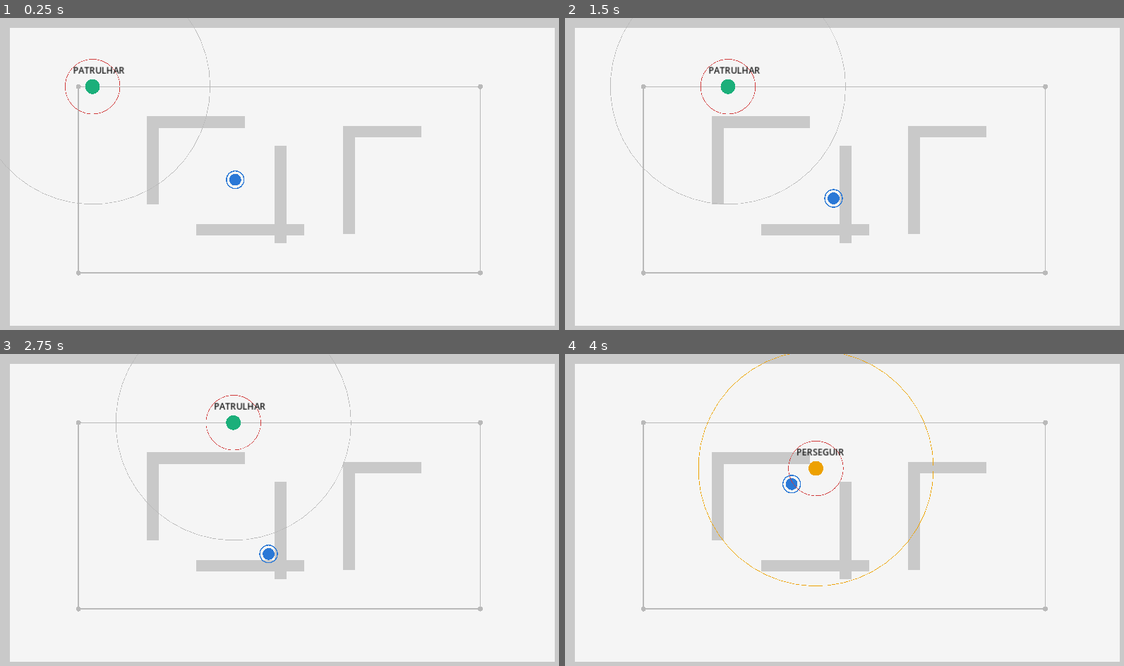
Above: before the commit, frames 1-4 (two rows, left to right).
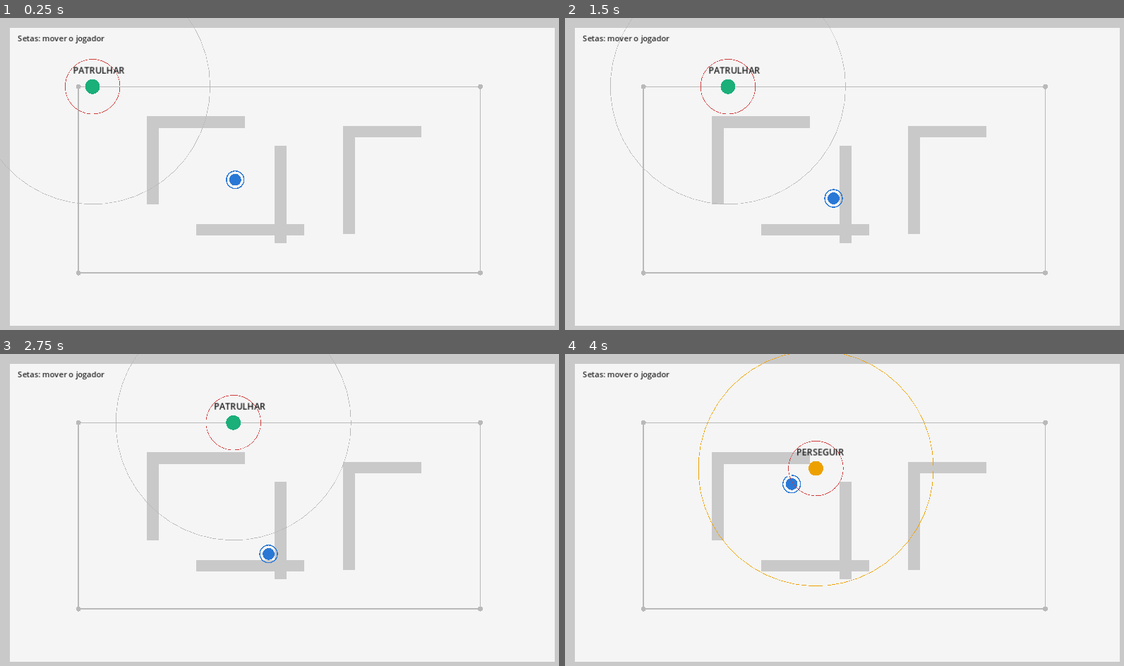
Above: after the commit, the same moments.

Repository: JioPlato/modulo2-fsm-godot
Game: Godot game, scene res://scenes/lab_a_naive.tscn
Two runs of this game, one before a commit and one after it. Both use one fixed random seed, a clock stepped at 60 frames per second and the inputs below.
Inputs:
- Up to frame 1 (0.25 s): no input
- Up to frame 2 (1.5 s): tap Enter at 0.5 s; hold Right (ui_right) 0.53-1.28 s; tap F at 0.6, 1.35 s; hold Down (ui_down) from 1.28 s (still down)
- Up to frame 3 (2.75 s): release Down (ui_down) at 2.03 s; hold Right (ui_right) from 2.03 s (still down); tap F at 2.1 s
- Up to frame 4 (4 s): release Right (ui_right) at 2.78 s; hold Up (ui_up) 2.78-3.53 s; tap F at 2.85, 3.6 s; hold Left (ui_left) from 3.53 s (still down)

The runs differ from the first frame. In frame 1, 0.2% of the frame differs, in the area x 3-19%, y 5-9%; in frame 2, 0.2%; in frame 3, 0.2%; in frame 4, 0.2%, in the area x 3-42%, y 5-45%.

Commit message:
fix(lab): corrigir comportamento, verificação e roteiro em etapa-a-fsm-ingenua

Diff:
--- a/project.godot
+++ b/project.godot
@@ -1,5 +1,5 @@
 ; Módulo II — Laboratório de máquinas de estados
-; Engine: Godot 4.2 ou superior
+; Versão verificada nesta revisão: Godot 4.7.2 (compatibilidade GL).
 
 config_version=5
 
--- a/scenes/lab_a_naive.tscn
+++ b/scenes/lab_a_naive.tscn
@@ -1,4 +1,6 @@
-[gd_scene load_steps=7 format=3]
+[gd_scene load_steps=8 format=3]
+
+[ext_resource type="Script" path="res://src/debug/lab_controls.gd" id="lab_controls"]
 
 [ext_resource type="Script" path="res://src/world/walls.gd" id="1_walls"]
 [ext_resource type="Script" path="res://src/world/patrol_route.gd" id="route"]
@@ -54,3 +56,6 @@
 theme_override_font_sizes/font_size = 18
 text = "PATRULHAR"
 horizontal_alignment = 1
+
+[node name="LabControls" type="Node" parent="."]
+script = ExtResource("lab_controls")
--- /dev/null
+++ b/sim_scene.gd
@@ -0,0 +1,171 @@
+## Jogo real: física, colisão e raycast. Verifica A, B ou C conforme a cena.
+## godot --headless --fixed-fps 60 --path . --script res://sim_scene.gd
+## Para escolher: acrescente -- --scene=a ou -- --scene=main.
+extends SceneTree
+
+const FAR: Vector2 = Vector2(3000, 3000)
+var world: Node
+var guard: Node2D
+var player: Node2D
+var machine: Node
+var scene_path: String
+var failures: int = 0
+var total: int = 0
+
+func _initialize() -> void:
+	scene_path = ProjectSettings.get_setting("application/run/main_scene")
+	for arg in OS.get_cmdline_user_args():
+		if arg == "--scene=a":
+			scene_path = "res://scenes/lab_a_naive.tscn"
+		elif arg == "--scene=main":
+			scene_path = "res://scenes/main.tscn"
+	call_deferred("_run")
+
+func _run() -> void:
+	print("CENA: ", scene_path)
+	if not FileAccess.file_exists(scene_path) or load(scene_path) == null:
+		printerr("Cena ausente nesta etapa: ", scene_path)
+		quit(1)
+		return
+	await _cycle()
+	await _occlusion(false)
+	await _occlusion(true)
+	await _open()
+	if guard.get_node_or_null("StateMachine/Combat") != null:
+		await _flee()
+		await _inherited_transition()
+	else:
+		print("[N/A] Fuga e transição herdada pertencem ao bloco C.")
+	await _close()
+	print("RESULTADO: %d/%d verificações de cena passaram." % [total - failures, total])
+	quit(0 if failures == 0 else 1)
+
+func _check(title: String, condition: bool) -> void:
+	total += 1
+	if condition:
+		print("[ok] ", title)
+	else:
+		failures += 1
+		printerr("[FALHA] ", title)
+
+func _step(frames: int) -> void:
+	for i in frames:
+		await physics_frame
+		await process_frame
+
+func _close() -> void:
+	if is_instance_valid(world):
+		world.queue_free()
+		await process_frame
+	world = null
+
+func _open() -> void:
+	await _close()
+	world = load(scene_path).instantiate()
+	root.add_child(world)
+	guard = world.get_node("Guard")
+	player = world.get_node("Player")
+	machine = guard.get_node_or_null("StateMachine")
+	player.global_position = FAR
+	await _step(2)
+
+func _path() -> String:
+	if machine != null:
+		return machine.active_path()
+	return ["Patrol", "Chase", "Attack", "Search"][guard.get("estado")]
+
+func _leaf() -> String:
+	return _path().get_slice("/", _path().get_slice_count("/") - 1)
+
+func _cycle() -> void:
+	await _open()
+	var trail: Array[String] = []
+	var distance_total: float = 0.0
+	var last_position: Vector2 = guard.global_position
+	var last_index: int = -1
+	var corners: int = 0
+	var stopped: int = 0
+	var max_stopped: int = 0
+	for frame in 1440:
+		if frame == 480:
+			player.global_position = guard.global_position + Vector2(70, 0)
+		elif frame == 780:
+			player.global_position = FAR
+		await _step(1)
+		var active: String = _path()
+		if trail.is_empty() or trail[-1] != active:
+			trail.append(active)
+		var step: float = guard.global_position.distance_to(last_position)
+		distance_total += step
+		last_position = guard.global_position
+		if _leaf() == "Patrol":
+			var index: int = guard.get("_indice_patrulha") if machine == null else machine.get_node("Patrol").get("_index")
+			if index != last_index:
+				if last_index >= 0:
+					corners += 1
+				last_index = index
+		if step < 0.2 and _leaf() not in ["Attack", "Flee"]:
+			stopped += 1
+			max_stopped = maxi(max_stopped, stopped)
+		else:
+			stopped = 0
+	var joined: String = " -> ".join(trail)
+	print("TRILHA: ", joined)
+	print("PERCURSO: %.0f px; cantos: %d; vida do jogador: %d" % [distance_total, corners, player.health])
+	_check("percorreu mais de 600 px", distance_total > 600.0)
+	_check("dobrou pelo menos dois cantos", corners >= 2)
+	_check("não travou por um segundo durante o ciclo", max_stopped < 60)
+	_check("entrou em perseguição e ataque", joined.contains("Chase") and joined.contains("Attack"))
+	_check("investigou após perder o alvo", joined.contains("Search"))
+	_check("terminou em patrulha", _leaf() == "Patrol")
+	_check("o ataque causa dano com cadência", player.health > 0 and player.health < 100)
+
+func _occlusion(from_attack: bool) -> void:
+	await _open()
+	guard.global_position = Vector2(545, 340)
+	guard.speed = 0.0 # Isola a decisão; a parede e o sensor continuam reais.
+	player.global_position = Vector2(520 if from_attack else 480, 340)
+	await _step(60)
+	var label: String = "Attack" if from_attack else "Chase"
+	_check("preparação de oclusão em " + label, _leaf() == label)
+	player.global_position = Vector2(596.1 if from_attack else 650, 340)
+	await _step(2)
+	var health_before: int = player.health
+	await _step(118)
+	_check(label + ": parede bloqueia a visão", not guard.sensor.can_see())
+	_check(label + ": não causa dano através da parede", player.health == health_before)
+	_check(label + ": mantém a tolerância de três segundos", _leaf() != "Search")
+	await _step(68)
+	_check(label + ": entra em Search após três segundos", _leaf() == "Search")
+
+func _flee() -> void:
+	await _open()
+	var key: InputEventKey = InputEventKey.new()
+	key.physical_keycode = KEY_F
+	key.pressed = true
+	world.get_node("LabControls")._unhandled_key_input(key)
+	await _step(2)
+	_check("F causa dano e o estado global inicia a fuga", guard.health == 20 and _leaf() == "Flee")
+	await _step(360)
+	_check("a recuperação conserva as frações entre quadros", guard.health >= 50)
+	_check("a fuga termina ao recuperar metade da vida", _leaf() == "Patrol")
+
+func _inherited_transition() -> void:
+	await _close()
+	world = load(scene_path).instantiate()
+	guard = world.get_node("Guard")
+	player = world.get_node("Player")
+	machine = guard.get_node("StateMachine")
+	var combat: Node = machine.get_node("Combat")
+	var extra: Node = load("res://tests/recuar_probe.gd").new()
+	extra.name = "Recuar"
+	combat.add_child(extra)
+	combat.initial_substate = &"recuar"
+	root.add_child(world)
+	guard.speed = 0.0
+	player.global_position = guard.global_position + Vector2(70, 0)
+	await _step(5)
+	_check("o novo subestado é realmente ativado", _path() == "Combat/Recuar")
+	player.global_position = FAR
+	await _step(188)
+	_check("Recuar herda a desistência sem duplicar a regra", _leaf() == "Search")
--- /dev/null
+++ b/src/debug/lab_controls.gd
@@ -0,0 +1,20 @@
+## F é um gatilho didático de dano, disponível quando a cena contém Flee.
+extends Node
+
+var guard: Node
+var supports_flee: bool = false
+
+func _ready() -> void:
+	guard = get_parent().get_node("Guard")
+	supports_flee = guard.get_node_or_null("StateMachine/Flee") != null
+	var help: Label = Label.new()
+	help.position = Vector2(36, 30)
+	help.add_theme_color_override("font_color", Color(0.15, 0.15, 0.15))
+	help.text = "Setas: mover o jogador"
+	if supports_flee:
+		help.text += "   F: causar 80 de dano ao guarda e testar a fuga"
+	add_child(help)
+
+func _unhandled_key_input(event: InputEvent) -> void:
+	if supports_flee and event is InputEventKey and event.pressed and not event.echo and event.physical_keycode == KEY_F:
+		guard.take_damage(80)
--- a/src/naive/guard_naive.gd
+++ b/src/naive/guard_naive.gd
@@ -1,19 +1,10 @@
-## ETAPA A — a FSM ingênua: um `enum` e um `match`.
-##
-## Esta versão FUNCIONA. Ela é curta, direta e qualquer programador a lê de
-## imediato. É por isso que ela é escrita assim em milhares de jogos.
-##
-## Leia-a com atenção e depois procure, você mesmo, os três defeitos que a
-## aula teórica anunciou:
-##
-##   1. A transição para PERSEGUIR aparece em DOIS lugares (PATRULHAR e
-##      PROCURAR). A mesma regra, escrita duas vezes.
-##   2. O comportamento (o que fazer) está entrelaçado com a topologia
-##      (para onde ir em seguida), no mesmo bloco.
-##   3. Não há gancho de entrada nem de saída. Onde você tocaria o som de
-##      alerta UMA única vez, ao passar a perseguir?
-##
-## Guarde a resposta: a etapa B existe para resolver exatamente isso.
+## ETAPA A: enum + match, com patrulha, perseguição, ataque e procura.
+## O ataque causa dano a cada 0,8 s somente com visão livre.
+## A desistência após três segundos sem visão está duplicada em perseguir e atacar.
+## As duas entradas por AVISTAMENTO, em patrulhar/procurar, repetem a mesma regra.
+## Um som pode ser inserido em cada ramo de transição, mas não há gancho comum.
+## Memória de comportamento: estado, última posição, índice, tempo de procura
+## e recarga, além da memória de percepção mantida pelo sensor.
 extends CharacterBody2D
 
 enum Estado { PATRULHAR, PERSEGUIR, ATACAR, PROCURAR }
@@ -24,12 +15,15 @@
 @export var patrol_path: NodePath = ^"../PatrolPoints"
 @export var radius: float = 15.0
 
-var estado: Estado = Estado.PATRULHAR      # <<< A MEMÓRIA. É só isto.
+var estado: Estado = Estado.PATRULHAR      # Estado discreto atual.
 var ultima_posicao_vista: Vector2 = Vector2.ZERO
 var sensor: VisionSensor = null
 
 var _indice_patrulha: int = 0
 var _tempo_procurando: float = 0.0
+var _cooldown: float = 0.0
+@export var damage: int = 8
+@export var interval: float = 0.8
 var _pontos: PackedVector2Array = PackedVector2Array()
 var _rotulo: Label = null
 
@@ -50,7 +44,7 @@
 	match estado:
 		Estado.PATRULHAR: _patrulhar()
 		Estado.PERSEGUIR: _perseguir()
-		Estado.ATACAR:    _atacar()
+		Estado.ATACAR:    _atacar(delta)
 		Estado.PROCURAR:  _procurar(delta)
 
 	move_and_slide()
@@ -65,27 +59,40 @@
 		velocity = Vector2.ZERO
 		return
 	var alvo := _pontos[_indice_patrulha]
-	if global_position.distance_to(alvo) < 10.0:
+	if global_position.distance_to(alvo) < 12.0:
 		_indice_patrulha = (_indice_patrulha + 1) % _pontos.size()
 		alvo = _pontos[_indice_patrulha]
 	velocity = (alvo - global_position).normalized() * speed
 
 func _perseguir() -> void:
-	if sensor.distance() <= attack_radius:
-		estado = Estado.ATACAR             # transição 2
-		return
+	# Desistência comum ao combate: cópia 1.
 	if sensor.time_since_seen() > give_up_time:
 		ultima_posicao_vista = sensor.last_seen_position()
 		_tempo_procurando = 0.0
-		estado = Estado.PROCURAR           # transição 3
+		estado = Estado.PROCURAR
+		return
+	if sensor.distance() <= attack_radius:
+		_cooldown = 0.0
+		estado = Estado.ATACAR
 		return
 	velocity = (sensor.target_position() - global_position).normalized() * speed
 
-func _atacar() -> void:
+func _atacar(delta: float) -> void:
 	velocity = Vector2.ZERO
+	# Desistência comum ao combate: cópia 2.
+	if sensor.time_since_seen() > give_up_time:
+		ultima_posicao_vista = sensor.last_seen_position()
+		_tempo_procurando = 0.0
+		estado = Estado.PROCURAR
+		return
 	if sensor.distance() > attack_radius:
-		estado = Estado.PERSEGUIR          # transição 4
+		estado = Estado.PERSEGUIR
 		return
+	_cooldown -= delta
+	if _cooldown <= 0.0:
+		_cooldown = interval
+		if sensor.can_see() and sensor.target.has_method(&"take_damage"):
+			sensor.target.call(&"take_damage", damage)
 
 func _procurar(delta: float) -> void:
 	if sensor.can_see():
@@ -96,7 +103,7 @@
 	# persegue um ponto do mundo precisa de uma condição de desistência que
 	# não dependa de chegar lá.
 	_tempo_procurando += delta
-	if (global_position.distance_to(ultima_posicao_vista) < 12.0
+	if (global_position.distance_to(ultima_posicao_vista) < 14.0
 			or _tempo_procurando > 4.0):
 		estado = Estado.PATRULHAR          # transição 6
 		return
--- /dev/null
+++ b/tests/run_tests.gd
@@ -0,0 +1,53 @@
+## Testes da rota e da implementação REAL do motor. Sem plugins.
+## godot --headless --path . --script res://tests/run_tests.gd
+## Na starter, as falhas do motor são esperadas até completar o bloco B.
+extends SceneTree
+
+var failures: int = 0
+var total: int = 0
+
+func _initialize() -> void:
+	call_deferred("_run")
+
+func check(title: String, condition: bool) -> void:
+	total += 1
+	if condition:
+		print("[ok] ", title)
+	else:
+		failures += 1
+		printerr("[FALHA] ", title)
+
+func _run() -> void:
+	_test_route()
+	if FileAccess.file_exists("res://src/fsm/state_machine.gd"):
+		var suite: RefCounted = load("res://tests/test_motor.gd").new()
+		suite.run(self)
+	else:
+		print("[N/A] Etapa A: o motor State ainda não faz parte desta versão.")
+	print("RESULTADO: %d/%d verificações passaram." % [total - failures, total])
+	quit(0 if failures == 0 else 1)
+
+func _test_route() -> void:
+	var path: String = "res://scenes/main.tscn"
+	if not FileAccess.file_exists(path):
+		path = "res://scenes/lab_a_naive.tscn"
+	var packed: PackedScene = load(path)
+	if packed == null:
+		check("a cena carrega", false)
+		return
+	var world: Node = packed.instantiate()
+	var walls: Node = world.get_node("Walls")
+	var route: Node = world.get_node("PatrolPoints")
+	var points: PackedVector2Array = PackedVector2Array()
+	for marker in route.get_children():
+		if marker is Marker2D:
+			points.append(marker.position)
+	check("a rota possui quatro pontos", points.size() == 4)
+	var clear: bool = points.size() == 4
+	for i in points.size():
+		var segment: Rect2 = Rect2(points[i], points[(i + 1) % points.size()] - points[i]).abs().grow(15.0)
+		for wall in walls.rects:
+			if segment.intersects(wall):
+				clear = false
+	check("a rota tem folga para o corpo do guarda", clear)
+	world.free()
Not shown, added: sim_scene.gd.uid
Not shown, added: src/actors/guard.gd.uid
Not shown, added: src/actors/player.gd.uid
Not shown, added: src/debug/lab_controls.gd.uid
Not shown, added: src/lab_palette.gd.uid
Not shown, added: src/naive/guard_naive.gd.uid
Not shown, added: src/perception/vision_sensor.gd.uid
Not shown, added: src/world/patrol_route.gd.uid
Not shown, added: src/world/walls.gd.uid
Not shown, added: tests/run_tests.gd.uid
Not shown, changed: README.md
Not shown, added: docs/ARQUITETURA.md
(and 4 more such lines)
